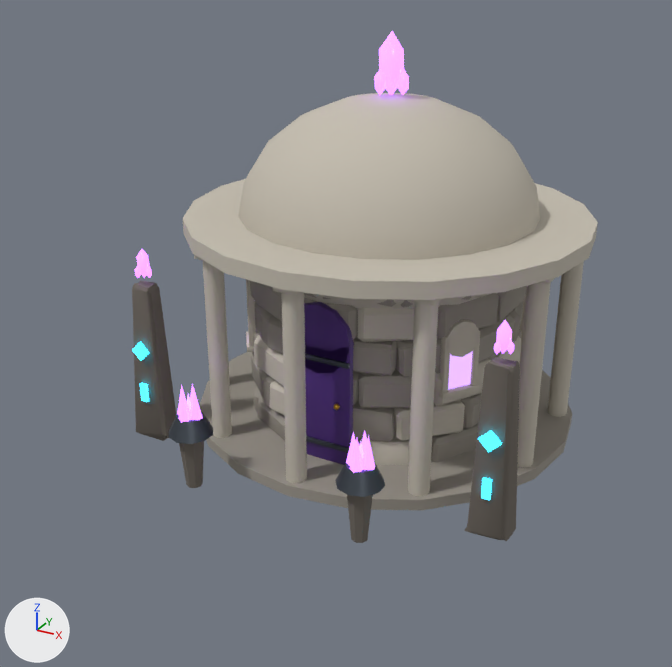
The glTF model modele3d/export/mapa/budynek_fuzji_poz13.glb as it was, and as the next commit left it.
One viewpoint serves both versions: a 50 mm lens placed at (6.23, -12.06, 7.72), pointed at (-0.09, -0.57, 1.97). Arrows for +X, +Y and +Z are at lower left; the lights stay in place. The first picture is the older version. Vertices at exactly the same position are counted once.

Objects in the first picture: 'budynek_fuzji_poz13'.
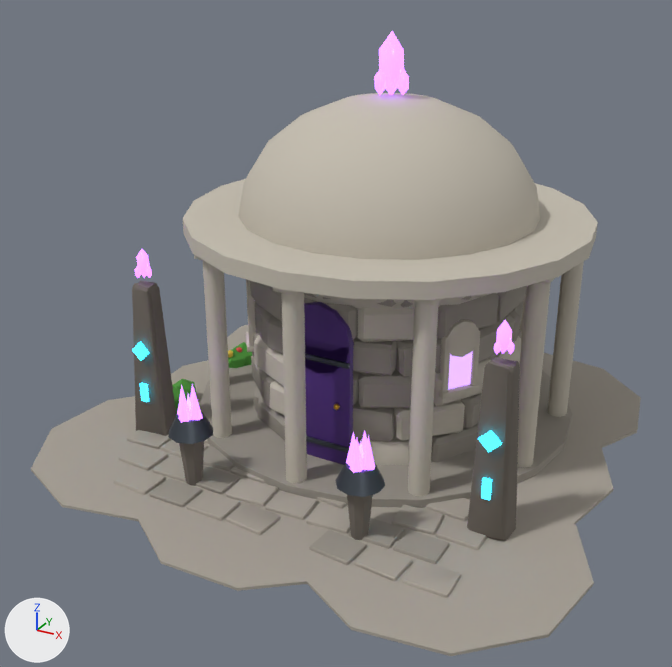
Boxes [x1, y1, x2, y2] around the edits, measured in the pictures (672 x 667 px):
'budynek_fuzji_poz13', reshaped (31% wider, 22% taller): before [132, 31, 598, 543]; after [31, 31, 641, 656]
part 1 of me_budynek_fuzji_poz13, added: after [31, 396, 180, 521]
part 2 of me_budynek_fuzji_poz13, added: after [170, 360, 210, 446]
part 3 of me_budynek_fuzji_poz13, added: after [227, 325, 248, 351]
part 4 of me_budynek_fuzji_poz13, added: after [136, 465, 326, 591]
part 5 of me_budynek_fuzji_poz13, added: after [298, 503, 594, 656]
part 6 of me_budynek_fuzji_poz13, added: after [421, 447, 614, 531]
part 7 of me_budynek_fuzji_poz13, added: after [542, 353, 641, 452]
part 8 of me_budynek_fuzji_poz13, added: after [235, 342, 252, 366]
part 9 of me_budynek_fuzji_poz13, added (mostly hidden): after [173, 386, 188, 415]
part 10 of me_budynek_fuzji_poz13, added: after [114, 347, 487, 598]

Diff of the bpy script that builds the scene:
```diff
--- a/modele3d/export/mapa/budynek_fuzji_poz13.glb.py
+++ b/modele3d/export/mapa/budynek_fuzji_poz13.glb.py
@@ mat_mapa_flower_r @@
+mat_mapa_flower_r = principled_material('mapa_flower_r')
+mat_mapa_flower_r.base_color = (0.745, 0.0648, 0.0648)  # red #e04848
+mat_mapa_flower_r.roughness = 0.7
@@ mat_mapa_leaves @@
+mat_mapa_leaves = principled_material('mapa_leaves')
+mat_mapa_leaves.base_color = (0.0782, 0.323, 0.0423)  # green #4f9a3a
+mat_mapa_leaves.roughness = 0.85
@@ mat_mapa_paving @@
+mat_mapa_paving = principled_material('mapa_paving')
+mat_mapa_paving.base_color = (0.392, 0.356, 0.305)  # grey #a8a196
+mat_mapa_paving.roughness = 0.95
@@ mat_mapa_flower_y @@
+mat_mapa_flower_y = principled_material('mapa_flower_y')
+mat_mapa_flower_y.base_color = (0.888, 0.631, 0.0685)  # yellow #f2d04a
+mat_mapa_flower_y.roughness = 0.7
@@ me_budynek_fuzji_poz13 @@
 # used by ob_budynek_fuzji_poz13; location = (0.0, 0.0, 0.0)
-me_budynek_fuzji_poz13.from_pydata(...)  # 4012 vertices, 7464 faces; spans x -3.25..3.25, y -2.94..4.25, z -0.04..6.28
+me_budynek_fuzji_poz13.from_pydata(...)  # 5440 vertices, 10048 faces; spans x -4.45..4.47, y -4.37..4.43, z -0.14..6.28
+# me_budynek_fuzji_poz13 part 1: a new loose piece, a 10-sided cylinder along z spanning x -4.449..-0.541, y -4.019..-0.047, z 0.005..0.045, in mat_mapa_paving (grey #a8a196)
+# me_budynek_fuzji_poz13 part 2: a new loose piece, a 10-sided cylinder along z spanning x -4.014..-0.179, y -1.92..2.033, z 0.004..0.046, in mat_mapa_paving (grey #a8a196)
+# me_budynek_fuzji_poz13 part 3: a new loose piece, a 10-sided cylinder along z spanning x -4.122..-0.506, y 0.487..4.139, z 0.003..0.047, in mat_mapa_paving (grey #a8a196)
+# me_budynek_fuzji_poz13 part 4: a new loose piece, a 10-sided cylinder along z spanning x -2.019..1.849, y -4.365..-0.653, z 0.004..0.046, in mat_mapa_paving (grey #a8a196)
+# me_budynek_fuzji_poz13 part 5: a new loose piece, a 10-sided cylinder along z spanning x 0.541..4.474, y -4.272..-0.366, z 0.003..0.047, in mat_mapa_paving (grey #a8a196)
+# me_budynek_fuzji_poz13 part 6: a new loose piece, a 10-sided cylinder along z spanning x 0.281..4.17, y -1.813..1.983, z 0.002..0.048, in mat_mapa_paving (grey #a8a196)
+# me_budynek_fuzji_poz13 part 7: a new loose piece, a 10-sided cylinder along z spanning x 0.168..4.092, y 0.516..4.427, z 0.001..0.049, in mat_mapa_paving (grey #a8a196)
+# me_budynek_fuzji_poz13 part 8: a new loose piece, an icosphere of 20 faces spanning x -3.3..-2.7, y 0.83..1.4, z -0.14..0.54, in mat_mapa_leaves (green #4f9a3a)
+# me_budynek_fuzji_poz13 part 9: a new loose piece, an icosphere of 20 faces spanning x -3.34..-2.77, y -1.22..-0.68, z -0.12..0.52, in mat_mapa_leaves (green #4f9a3a)
+# me_budynek_fuzji_poz13 part 10: 1176 vertices added at x -3.38..2.96, y -3.27..2.82, z -0.12..0.52
+# other edits to the shape of me_budynek_fuzji_poz13 do not show in these pictures
 me_budynek_fuzji_poz13.materials.append(mat_mapa_stone_dark)
@@ me_budynek_fuzji_poz13 @@
 me_budynek_fuzji_poz13.materials.append(mat_mapa_rune)
+me_budynek_fuzji_poz13.materials.append(mat_mapa_paving)  # grey #a8a196
+me_budynek_fuzji_poz13.materials.append(mat_mapa_leaves)  # green #4f9a3a
+me_budynek_fuzji_poz13.materials.append(mat_mapa_flower_r)  # red #e04848
+me_budynek_fuzji_poz13.materials.append(mat_mapa_flower_y)  # yellow #f2d04a
```
